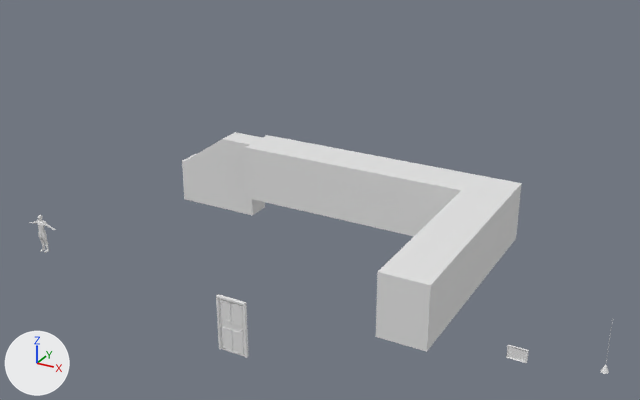
Two versions of the Blender file ComputerGraphicsProject/Blender Files/assets.blend, one commit apart.
One viewpoint serves both versions: a camera (50 mm lens) standing at (51.2, -46.2, 31.5) and looking at (22.8, 5.4, 5.7). The lights are fixed; the arrows at lower left show +X, +Y and +Z. The older version comes first. Materials are left out; every surface is plain grey.

Objects in the first picture: 'body', 'door', 'roof', 'staircase', 'walls' and 3 more.
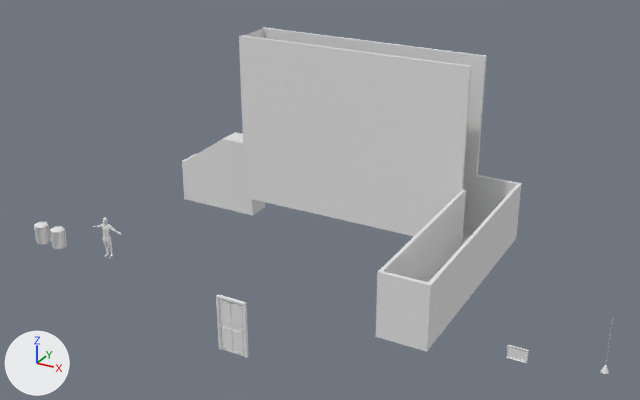
The change in detail:
me_cube_012 is used by ob_walls; location (30.58, 0.0, 0.0).
me_cube_012 had 68 vertices, 65 faces and spanned x -20.1..3.5, y -1.0..17.6, z 0.0..4.8.
me_cube_012 now has 100 vertices, 98 faces and spans x -20.1..3.5, y -1.0..17.6, z 0.0..14.5.
me_cube_012 part 1: 32 vertices added at x -20.1..-0.1, y 14.0..17.6, z 0.0..14.5.
me_cube_016 is used by ob_roof; location (30.58, 0.0, 4.8).
Verts and faces of me_cube_016; kept vertices keep their numbers, new ones are numbered from 10.
Before the commit, vertices of me_cube_016: 5 (-0.1, 17.3, 0.0) at pixel (476, 176), 6 (-0.1, 14.3, 0.0) at pixel (462, 189), 7 (-19.8, 17.3, 0.0) at pixel (266, 136), 8 (-19.8, 14.3, 0.0) at pixel (247, 146).
me_cube_016 had 10 vertices, 3 faces and spanned x -19.8..3.2, y -0.7..17.3, z 0.0.
me_cube_016 now has 14 vertices, 7 faces and spans x -9.5..3.2, y -0.7..17.3, z 0.0..0.2.
Part 2, on me_cube_016:
Vertices deleted: 7, 8 (with the faces that use them).
New vertex 10 is at (-9.5, 14.3, 0.0).
New vertex 11 is at (-9.5, 14.3, 0.2).
New vertex 12 is at (-0.1, 14.3, 0.2), pixel (462, 186).
New vertices 13, 14, 15 stand at vertices 10, 11, 12, in that order, plus (0.0, 3.0, 0.0).
New faces: (5, 15, 14, 13), (11, 14, 15, 12), (6, 10, 11, 12), (5, 6, 12, 15), (10, 13, 14, 11).
Mesh me_cylinder_003 is new.
It has 91 vertices, 105 faces and spans x -0.87..0.87, y -1.0..1.0, z -1.0..1.17.
Object 'body' (ob_body) moves from (0.0, 0.0, 0.0) to (6.97, 0.0, 1.26).
Object 'roof' (ob_roof) is now hidden.
Object 'Cylinder.001' (ob_cylinder_001) is new; it shows me_cylinder_003.
Its location is (1.77, 0.0, 0.0).
Its scale is (0.605, 0.605, 0.767).
Object 'Cylinder' (ob_cylinder) is new; it shows a copy of me_cylinder_003.
Its location is (0.0, 0.0, 0.0).
Its scale is (0.605, 0.605, 0.767).

Boxes (x1, y1, x2, y2) around the edits, measured in the pictures (640 x 400 px):
'walls', reshaped (50% taller)
    before: (243, 135, 522, 352)
    after: (239, 27, 522, 352)
'roof', hidden
    before: (247, 136, 517, 282)
'body', moved
    before: (30, 214, 55, 253)
    after: (93, 218, 121, 258)
'Cylinder.001', added
    after: (50, 226, 67, 249)
'Cylinder', added
    after: (34, 222, 51, 244)
part 1 of me_cube_012, added
    after: (239, 27, 487, 236)
part 2 of me_cube_016, built on
    before: (247, 136, 476, 189)
